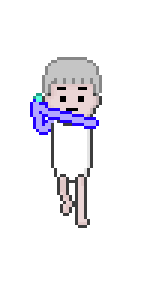
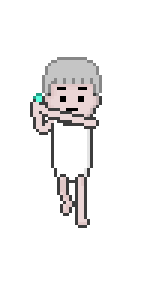
Comparing the layer stacks of the two 144×288 images. Changes:
added group "그룹 1 복사" with 2 layers above "그룹 1" over [30, 99, 99, 135]
added layer "팔" (1st of 3, in "그룹 1 복사") in group "그룹 1 복사" over [30, 99, 99, 135]
moved "팔" (2nd of 3, in "그룹 1") into group "그룹 1" over [30, 99, 54, 135]
moved "팔" (3rd of 3, in "그룹 1") into group "그룹 1" over [39, 102, 99, 129]
